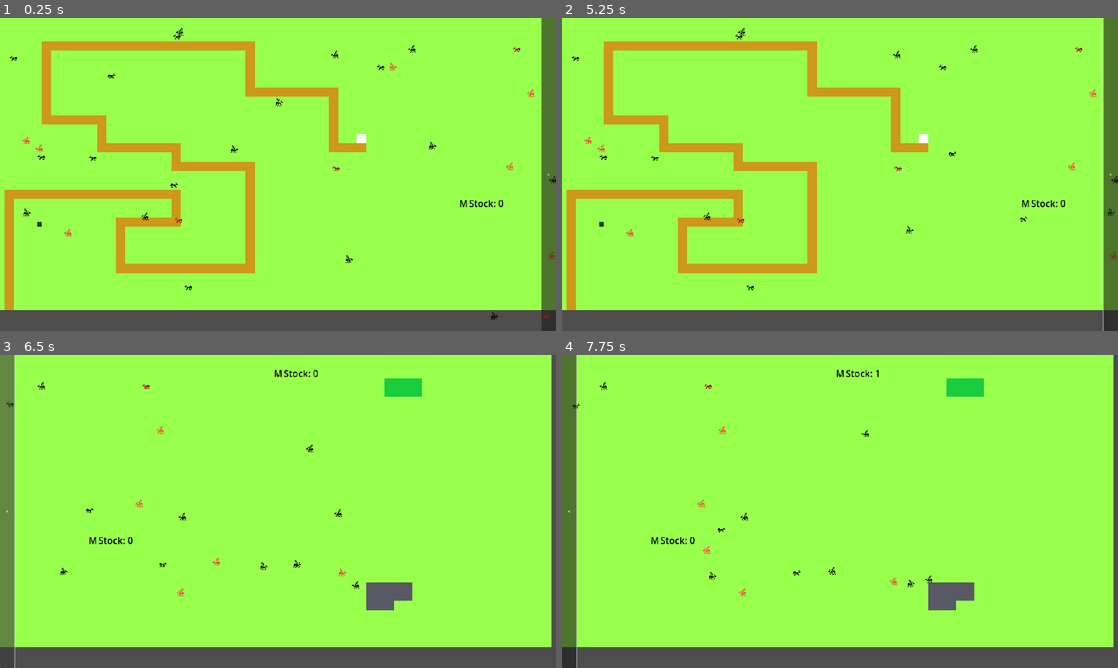
Above: before the commit, frames 1-4 (two rows, left to right).
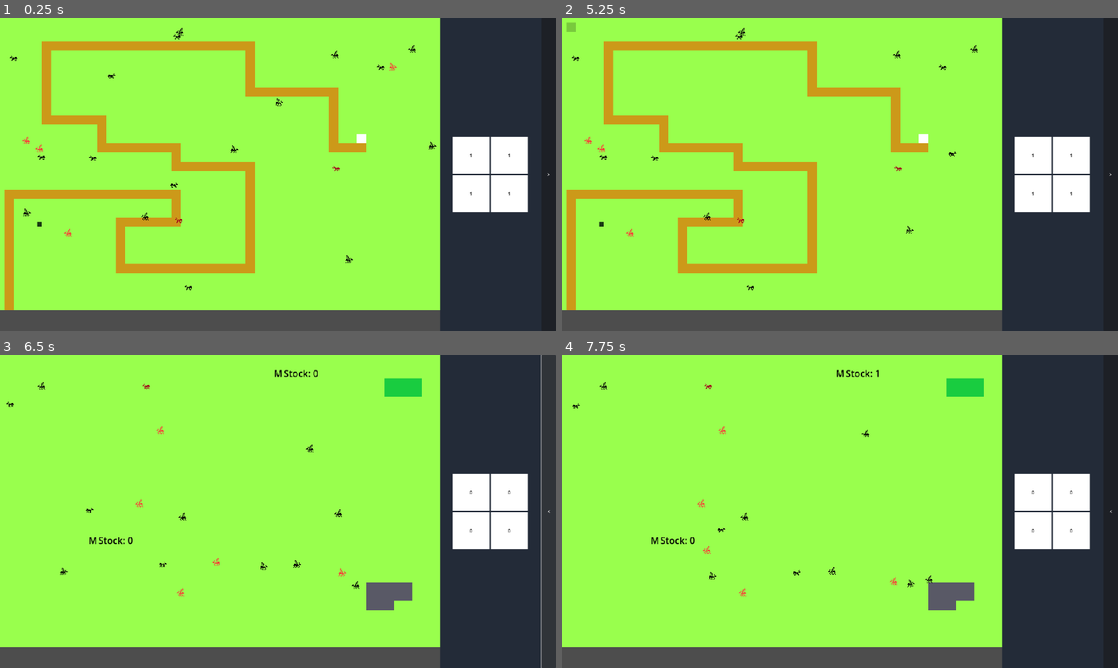
Above: after the commit, the same moments.

Repository: Harrimaga/LD56
Game: Godot game, scene res://Scenes/Main.tscn
The game is run twice, just before and just after one commit, with the same random seed, the same clock (stepped at 60 frames per second) and the same inputs.
Inputs (mouse positions are in pixels of both pictures, inside the frame that each line leads up to):
- Up to frame 1 (0.25 s): no input
- Up to frame 2 (5.25 s): click ">" at 0.5 s; click "<" at 1.25 s; click (1034, 155) at 2 s, where only the run after the commit has a clickable "1"; click (1073, 155) at 2.75 s, where only the run after the commit has a clickable "1"; click (1034, 193) at 3.5 s, where only the run after the commit has a clickable "1"; click (1073, 193) at 4.25 s, where only the run after the commit has a clickable "1"; click (573, 27) at 5.02 s
- Up to frame 3 (6.5 s): click ">" at 5.75 s
- Up to frame 4 (7.75 s): click (1034, 492) at 6.5 s, where only the run after the commit has a clickable "0"; click (1073, 492) at 7.25 s, where only the run after the commit has a clickable "0"

The runs differ from the first frame. In frame 1, 21% of the frame differs, in the area x 79-100%, y 0-100%; in frame 2, 21%; in frame 3, 23%; in frame 4, 24%, in the area x 0-100%, y 0-100%.

Commit message:
Added building UI buttons

Diff:
--- /dev/null
+++ b/Assets/Theme.tres
@@ -0,0 +1,7 @@
+[gd_resource type="Theme" load_steps=2 format=3 uid="uid://dmubitt5fok5"]
+
+[sub_resource type="StyleBoxFlat" id="StyleBoxFlat_r1pk4"]
+bg_color = Color(0.1386, 0.168447, 0.22, 1)
+
+[resource]
+Panel/styles/panel = SubResource("StyleBoxFlat_r1pk4")
--- a/Scenes/Locations/location.gd
+++ b/Scenes/Locations/location.gd
@@ -1,4 +1,7 @@
 class_name Location extends Node2D
+
+enum BuildingType { MINE, WOOD, STOCKPILE, UNIVERSITY, AMMO }
+enum TowerType { BASIC, FLAK, OBSTACLE, BRIDGE }
 
 var stockpile : Array[int] = [0, 0]## Wood, Stone
 
--- a/Scenes/Main.tscn
+++ b/Scenes/Main.tscn
@@ -1,7 +1,10 @@
-[gd_scene load_steps=3 format=3 uid="uid://b5dwkebl4neo7"]
+[gd_scene load_steps=6 format=3 uid="uid://b5dwkebl4neo7"]
 
 [ext_resource type="Script" path="res://Scenes/main.gd" id="1_bc47k"]
 [ext_resource type="PackedScene" uid="uid://b2vbrkoh05sw7" path="res://Scenes/Map.tscn" id="1_dwtjv"]
+[ext_resource type="Theme" uid="uid://dmubitt5fok5" path="res://Assets/Theme.tres" id="2_7nkky"]
+[ext_resource type="PackedScene" uid="uid://m4t27o2c25sw" path="res://Scenes/UI/BuildingButton.tscn" id="3_ioc5v"]
+[ext_resource type="PackedScene" uid="uid://bmusp61ec8j40" path="res://Scenes/UI/TowerButton.tscn" id="3_lm05u"]
 
 [node name="Main" type="Control"]
 layout_mode = 3
@@ -10,6 +13,7 @@
 anchor_bottom = 1.0
 grow_horizontal = 2
 grow_vertical = 2
+mouse_filter = 2
 script = ExtResource("1_bc47k")
 
 [node name="CanvasLayer" type="CanvasLayer" parent="."]
@@ -20,24 +24,76 @@
 anchor_bottom = 1.0
 grow_horizontal = 2
 grow_vertical = 2
+mouse_filter = 2
 
 [node name="MarginContainer" type="MarginContainer" parent="CanvasLayer/HBoxContainer"]
 layout_mode = 2
 size_flags_horizontal = 3
+mouse_filter = 2
 
-[node name="Button" type="Button" parent="CanvasLayer/HBoxContainer"]
+[node name="Panel" type="Panel" parent="CanvasLayer/HBoxContainer"]
+custom_minimum_size = Vector2(400, 0)
+layout_mode = 2
+theme = ExtResource("2_7nkky")
+
+[node name="HBoxContainer" type="HBoxContainer" parent="CanvasLayer/HBoxContainer/Panel"]
+layout_mode = 1
+anchors_preset = 15
+anchor_right = 1.0
+anchor_bottom = 1.0
+grow_horizontal = 2
+grow_vertical = 2
+
+[node name="TowerButtons" type="GridContainer" parent="CanvasLayer/HBoxContainer/Panel/HBoxContainer"]
+layout_mode = 2
+size_flags_horizontal = 6
+size_flags_vertical = 4
+columns = 2
+
+[node name="BuildingButton" parent="CanvasLayer/HBoxContainer/Panel/HBoxContainer/TowerButtons" instance=ExtResource("3_lm05u")]
+layout_mode = 2
+tower_type = 1
+
+[node name="BuildingButton2" parent="CanvasLayer/HBoxContainer/Panel/HBoxContainer/TowerButtons" instance=ExtResource("3_lm05u")]
+layout_mode = 2
+tower_type = 1
+
+[node name="BuildingButton3" parent="CanvasLayer/HBoxContainer/Panel/HBoxContainer/TowerButtons" instance=ExtResource("3_lm05u")]
+layout_mode = 2
+tower_type = 1
+
+[node name="BuildingButton4" parent="CanvasLayer/HBoxContainer/Panel/HBoxContainer/TowerButtons" instance=ExtResource("3_lm05u")]
+layout_mode = 2
+tower_type = 1
+
+[node name="BuildingButtons" type="GridContainer" parent="CanvasLayer/HBoxContainer/Panel/HBoxContainer"]
+visible = false
+layout_mode = 2
+size_flags_horizontal = 6
+size_flags_vertical = 4
+columns = 2
+
+[node name="BuildingButton" parent="CanvasLayer/HBoxContainer/Panel/HBoxContainer/BuildingButtons" instance=ExtResource("3_ioc5v")]
+layout_mode = 2
+
+[node name="BuildingButton2" parent="CanvasLayer/HBoxContainer/Panel/HBoxContainer/BuildingButtons" instance=ExtResource("3_ioc5v")]
+layout_mode = 2
+
+[node name="BuildingButton3" parent="CanvasLayer/HBoxContainer/Panel/HBoxContainer/BuildingButtons" instance=ExtResource("3_ioc5v")]
+layout_mode = 2
+
+[node name="BuildingButton4" parent="CanvasLayer/HBoxContainer/Panel/HBoxContainer/BuildingButtons" instance=ExtResource("3_ioc5v")]
+layout_mode = 2
+
+[node name="Button" type="Button" parent="CanvasLayer/HBoxContainer/Panel/HBoxContainer"]
 custom_minimum_size = Vector2(50, 0)
 layout_mode = 2
+theme = ExtResource("2_7nkky")
 text = ">"
-
-[node name="MarginContainer2" type="MarginContainer" parent="CanvasLayer/HBoxContainer"]
-visible = false
-layout_mode = 2
-size_flags_horizontal = 3
 
 [node name="Map" parent="." instance=ExtResource("1_dwtjv")]
 
 [node name="Camera2D" type="Camera2D" parent="."]
 position = Vector2(960, 540)
 
-[connection signal="pressed" from="CanvasLayer/HBoxContainer/Button" to="." method="_on_button_pressed"]
+[connection signal="pressed" from="CanvasLayer/HBoxContainer/Panel/HBoxContainer/Button" to="." method="_on_button_pressed"]
--- a/Scenes/Tiles/ground.gd
+++ b/Scenes/Tiles/ground.gd
@@ -61,3 +61,7 @@
 	path = false
 	self.modulate = Color(0.35, 0.35, 0.4)
 	pass
+
+
+func _on_button_pressed() -> void:
+	print("Pressed")
--- a/Scenes/Tiles/ground.tscn
+++ b/Scenes/Tiles/ground.tscn
@@ -1,9 +1,42 @@
-[gd_scene load_steps=3 format=3 uid="uid://d4lfxjd8eggr3"]
+[gd_scene load_steps=8 format=3 uid="uid://d4lfxjd8eggr3"]
 
 [ext_resource type="Texture2D" uid="uid://fhdxapdf81dj" path="res://Assets/Textures/Pixel.png" id="1_bqq20"]
 [ext_resource type="Script" path="res://Scenes/Tiles/ground.gd" id="2_xpwiw"]
+
+[sub_resource type="StyleBoxFlat" id="StyleBoxFlat_3q7gd"]
+bg_color = Color(0.6, 0.6, 0.6, 0)
+
+[sub_resource type="StyleBoxFlat" id="StyleBoxFlat_ljs60"]
+bg_color = Color(0, 0, 0, 0.470588)
+
+[sub_resource type="StyleBoxFlat" id="StyleBoxFlat_iw584"]
+bg_color = Color(0, 0, 0, 0.207843)
+
+[sub_resource type="StyleBoxFlat" id="StyleBoxFlat_qhfbl"]
+bg_color = Color(0, 0, 0, 0.470588)
+
+[sub_resource type="StyleBoxFlat" id="StyleBoxFlat_uwa3v"]
+bg_color = Color(0.25098, 0.25098, 0.25098, 0)
 
 [node name="Ground" type="Sprite2D"]
 scale = Vector2(2, 2)
 texture = ExtResource("1_bqq20")
 script = ExtResource("2_xpwiw")
+
+[node name="Button" type="Button" parent="."]
+anchors_preset = 15
+anchor_right = 1.0
+anchor_bottom = 1.0
+offset_left = -8.0
+offset_top = -8.0
+offset_right = -8.0
+offset_bottom = -8.0
+grow_horizontal = 2
+grow_vertical = 2
+theme_override_styles/focus = SubResource("StyleBoxFlat_3q7gd")
+theme_override_styles/hover_pressed = SubResource("StyleBoxFlat_ljs60")
+theme_override_styles/hover = SubResource("StyleBoxFlat_iw584")
+theme_override_styles/pressed = SubResource("StyleBoxFlat_qhfbl")
+theme_override_styles/normal = SubResource("StyleBoxFlat_uwa3v")
+
+[connection signal="pressed" from="Button" to="." method="_on_button_pressed"]
--- /dev/null
+++ b/Scenes/UI/BuildingButton.tscn
@@ -0,0 +1,29 @@
+[gd_scene load_steps=3 format=3 uid="uid://m4t27o2c25sw"]
+
+[ext_resource type="Texture2D" uid="uid://fhdxapdf81dj" path="res://Assets/Textures/Pixel.png" id="1_xvw8e"]
+[ext_resource type="Script" path="res://Scenes/UI/building_button.gd" id="2_wr6vg"]
+
+[node name="BuildingButton" type="TextureButton"]
+custom_minimum_size = Vector2(128, 128)
+offset_right = 16.0
+offset_bottom = 16.0
+texture_normal = ExtResource("1_xvw8e")
+stretch_mode = 0
+script = ExtResource("2_wr6vg")
+
+[node name="Label" type="Label" parent="."]
+layout_mode = 1
+anchors_preset = 8
+anchor_left = 0.5
+anchor_top = 0.5
+anchor_right = 0.5
+anchor_bottom = 0.5
+offset_left = -20.0
+offset_top = -11.5
+offset_right = 20.0
+offset_bottom = 11.5
+grow_horizontal = 2
+grow_vertical = 2
+theme_override_colors/font_color = Color(0, 0, 0, 1)
+text = "M"
+horizontal_alignment = 1
--- /dev/null
+++ b/Scenes/UI/TowerButton.tscn
@@ -0,0 +1,29 @@
+[gd_scene load_steps=3 format=3 uid="uid://bmusp61ec8j40"]
+
+[ext_resource type="Texture2D" uid="uid://fhdxapdf81dj" path="res://Assets/Textures/Pixel.png" id="1_j1kyu"]
+[ext_resource type="Script" path="res://Scenes/UI/tower_button.gd" id="2_6gat1"]
+
+[node name="BuildingButton" type="TextureButton"]
+custom_minimum_size = Vector2(128, 128)
+offset_right = 16.0
+offset_bottom = 16.0
+texture_normal = ExtResource("1_j1kyu")
+stretch_mode = 0
+script = ExtResource("2_6gat1")
+
+[node name="Label" type="Label" parent="."]
+layout_mode = 1
+anchors_preset = 8
+anchor_left = 0.5
+anchor_top = 0.5
+anchor_right = 0.5
+anchor_bottom = 0.5
+offset_left = -20.0
+offset_top = -11.5
+offset_right = 20.0
+offset_bottom = 11.5
+grow_horizontal = 2
+grow_vertical = 2
+theme_override_colors/font_color = Color(0, 0, 0, 1)
+text = "M"
+horizontal_alignment = 1
--- /dev/null
+++ b/Scenes/UI/building_button.gd
@@ -0,0 +1,12 @@
+extends TextureButton
+
+@export var building_type : Location.BuildingType
+
+# Called when the node enters the scene tree for the first time.
+func _ready() -> void:
+	pass # Replace with function body.
+
+
+# Called every frame. 'delta' is the elapsed time since the previous frame.
+func _process(delta: float) -> void:
+	$Label.text = str(building_type)
--- /dev/null
+++ b/Scenes/UI/tower_button.gd
@@ -0,0 +1,11 @@
+extends TextureButton
+
+@export var tower_type : Location.TowerType
+
+# Called when the node enters the scene tree for the first time.
+func _ready() -> void:
+	pass # Replace with function body.
+
+# Called every frame. 'delta' is the elapsed time since the previous frame.
+func _process(delta: float) -> void:
+	$Label.text = str(tower_type)
--- a/Scenes/Units/RedFlyingAnt.tscn
+++ b/Scenes/Units/RedFlyingAnt.tscn
@@ -44,5 +44,5 @@
 scale = Vector2(2, 2)
 sprite_frames = SubResource("SpriteFrames_30mke")
 autoplay = "default"
-frame_progress = 0.0679516
+frame_progress = 0.859605
 script = ExtResource("1_1pykk")
--- a/Scenes/main.gd
+++ b/Scenes/main.gd
@@ -27,11 +27,11 @@
 
 func _on_button_pressed() -> void:
 	TD_screen_active = !TD_screen_active
-	if $CanvasLayer/HBoxContainer/Button.text == ">":
-		$CanvasLayer/HBoxContainer/Button.text = "<"
-		$CanvasLayer/HBoxContainer/MarginContainer2.visible = true
-		$CanvasLayer/HBoxContainer/MarginContainer.visible = false
+	if $CanvasLayer/HBoxContainer/Panel/HBoxContainer/Button.text == ">":
+		$CanvasLayer/HBoxContainer/Panel/HBoxContainer/Button.text = "<"
+		$CanvasLayer/HBoxContainer/Panel/HBoxContainer/TowerButtons.visible = false
+		$CanvasLayer/HBoxContainer/Panel/HBoxContainer/BuildingButtons.visible = true
 	else:
-		$CanvasLayer/HBoxContainer/Button.text = ">"
-		$CanvasLayer/HBoxContainer/MarginContainer2.visible = false
-		$CanvasLayer/HBoxContainer/MarginContainer.visible = true
+		$CanvasLayer/HBoxContainer/Panel/HBoxContainer/Button.text = ">"
+		$CanvasLayer/HBoxContainer/Panel/HBoxContainer/TowerButtons.visible = true
+		$CanvasLayer/HBoxContainer/Panel/HBoxContainer/BuildingButtons.visible = false
--- a/project.godot
+++ b/project.godot
@@ -26,6 +26,10 @@
 window/size/viewport_height=1080
 window/stretch/mode="viewport"
 
+[gui]
+
+theme/custom="res://Assets/Theme.tres"
+
 [rendering]
 
 textures/canvas_textures/default_texture_filter=0
